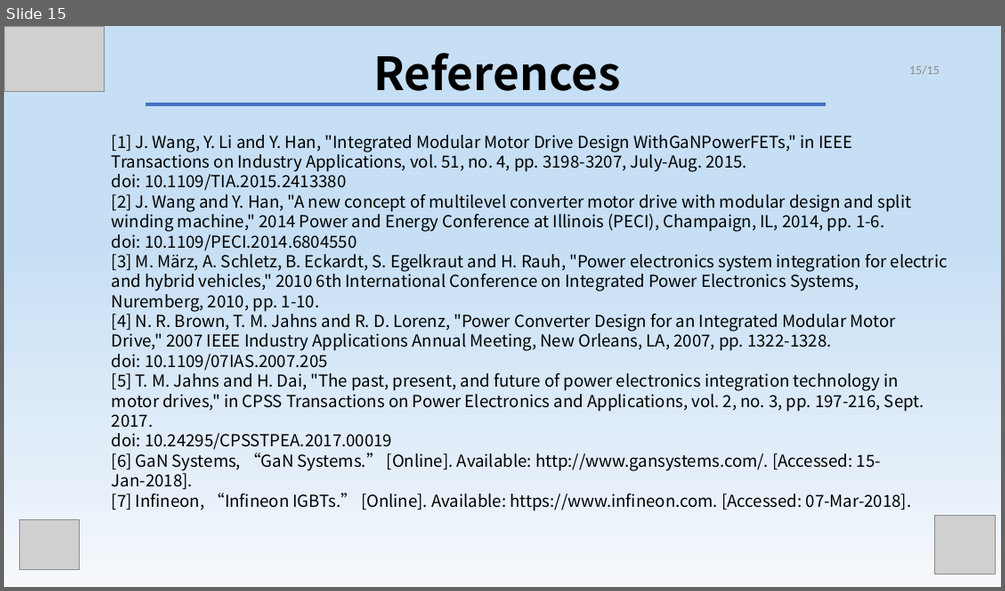
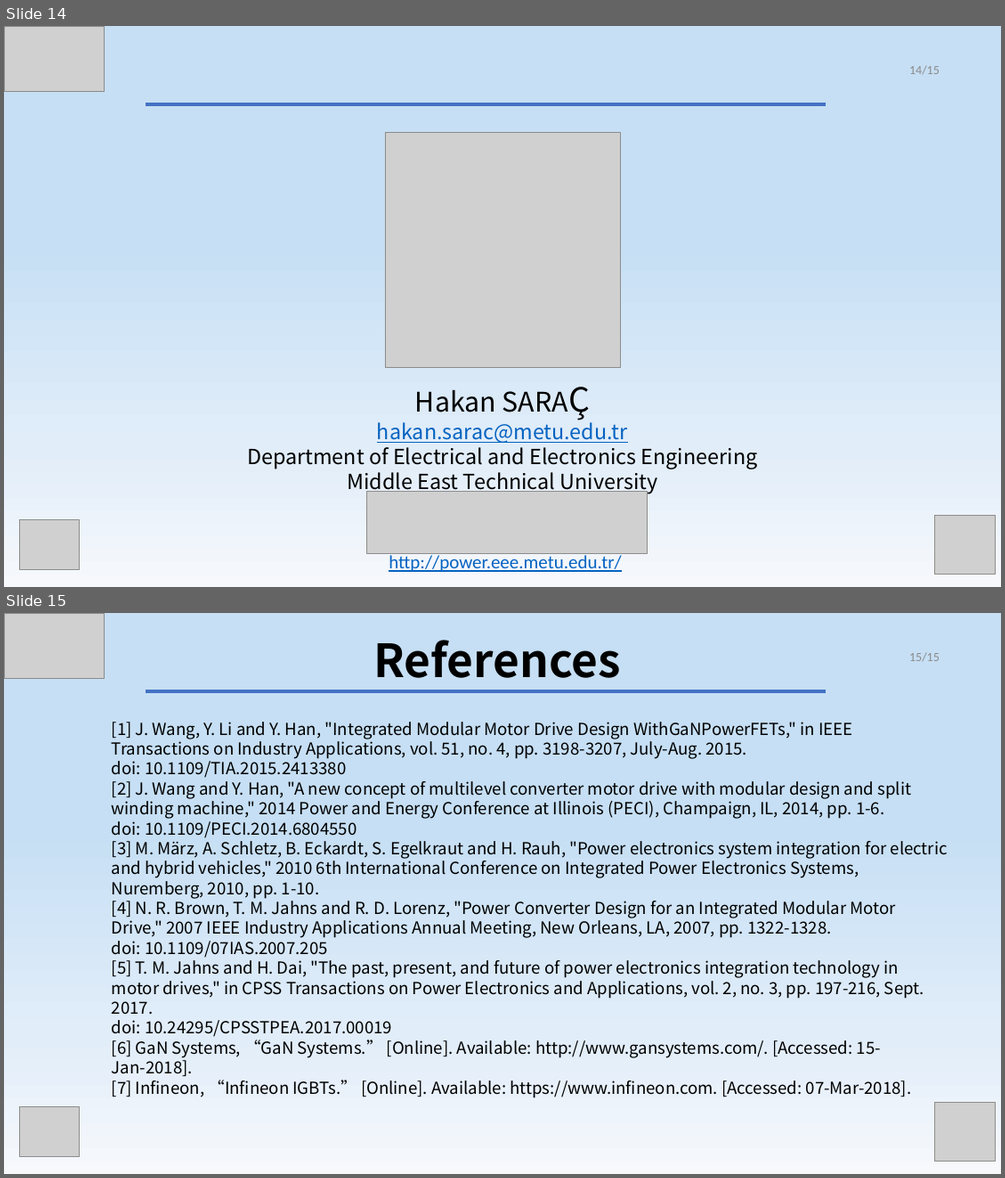
Before and after one commit to hakanpolat/IMMD, a slide deck: Paper/PEMC 2018/presentation/PEMC_2018_presentation.pptx. Shown one above the other, each under a label of ours: slide 15 before the commit, slides 14 and 15 after it. The pictures are 1005x591 and 1005x1178 pixels, drawn with LibreOffice and Linux fonts; fonts in the diff are those of the drawing; grey boxes stand for pictures. Boxes give left, top, right and bottom in pixels: in the first picture for what was removed or moved away, otherwise in the second. Text is boxed around its words. In the diff, an @@ line names an element or a change of style, - is before the commit and + after.

```diff
--- a/Paper/PEMC 2018/presentation/PEMC_2018_presentation.pptx
+++ b/Paper/PEMC 2018/presentation/PEMC_2018_presentation.pptx
@@ slide 14 added at (4,26,1001,587), background gradient #F6F8FC to #E1EDF9 to #C6DFF4 @@
@@ picture added at (4,26,105,92) @@
@@ page number added at (909,65,939,75), 12 pt, text #8C8C8C @@
+14/15
@@ line added from (146, 104) to (825, 104), #4472C4 4 pt @@
@@ picture added at (386,132,620,367) @@
@@ text added at (247,390,758,494), 20 pt, text #000000 @@
+Hakan SARAÇ
+hakan.sarac@metu.edu.tr
+Department of Electrical and Electronics Engineering
+Middle East Technical University
@@ picture added at (367,491,647,553) @@
@@ picture added at (19,520,79,570) @@
@@ picture added at (935,515,995,574) @@
@@ text added at (388,553,622,572), 18 pt, text #0563C1, underline @@
+http://power.eee.metu.edu.tr/
```
Also in this commit, not shown: 3 slides changed, 1 slide removed.
